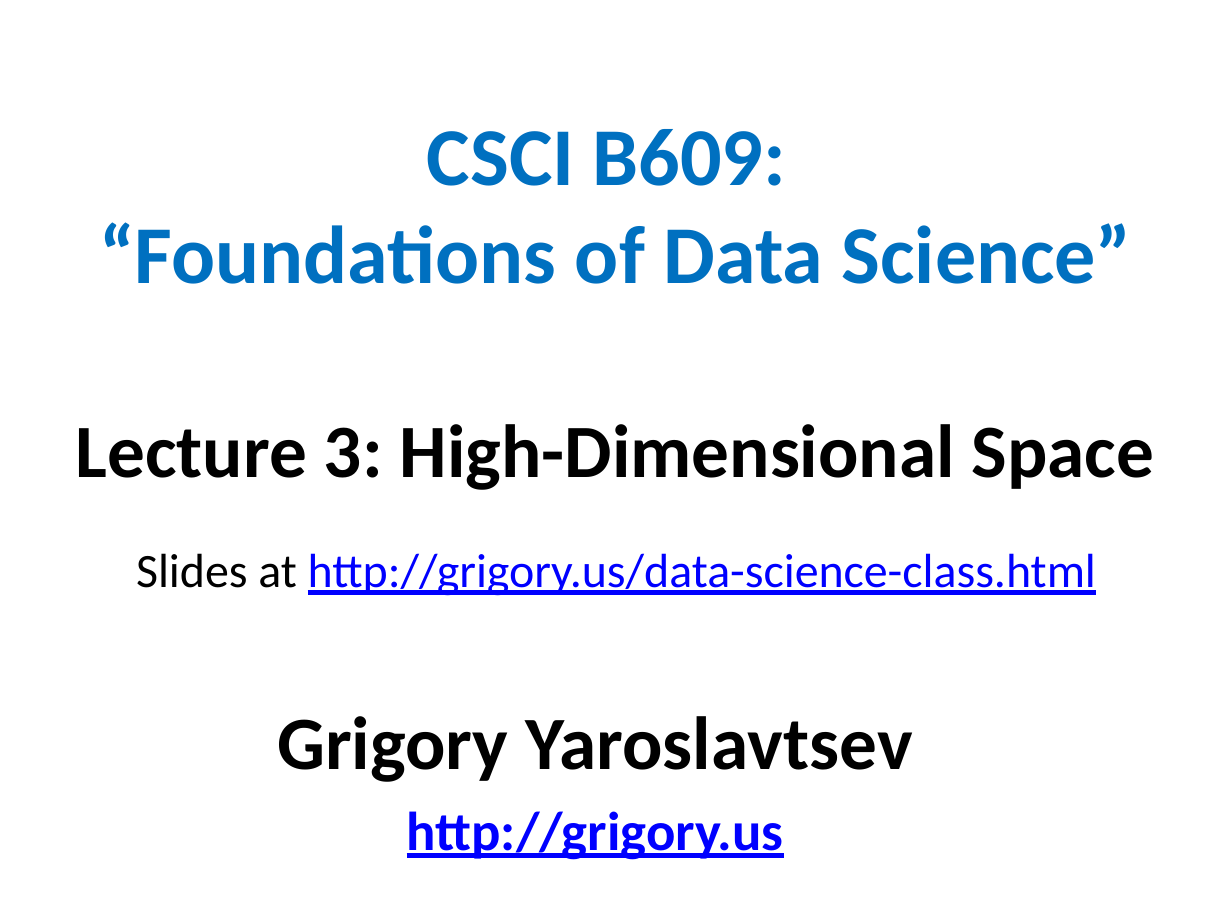
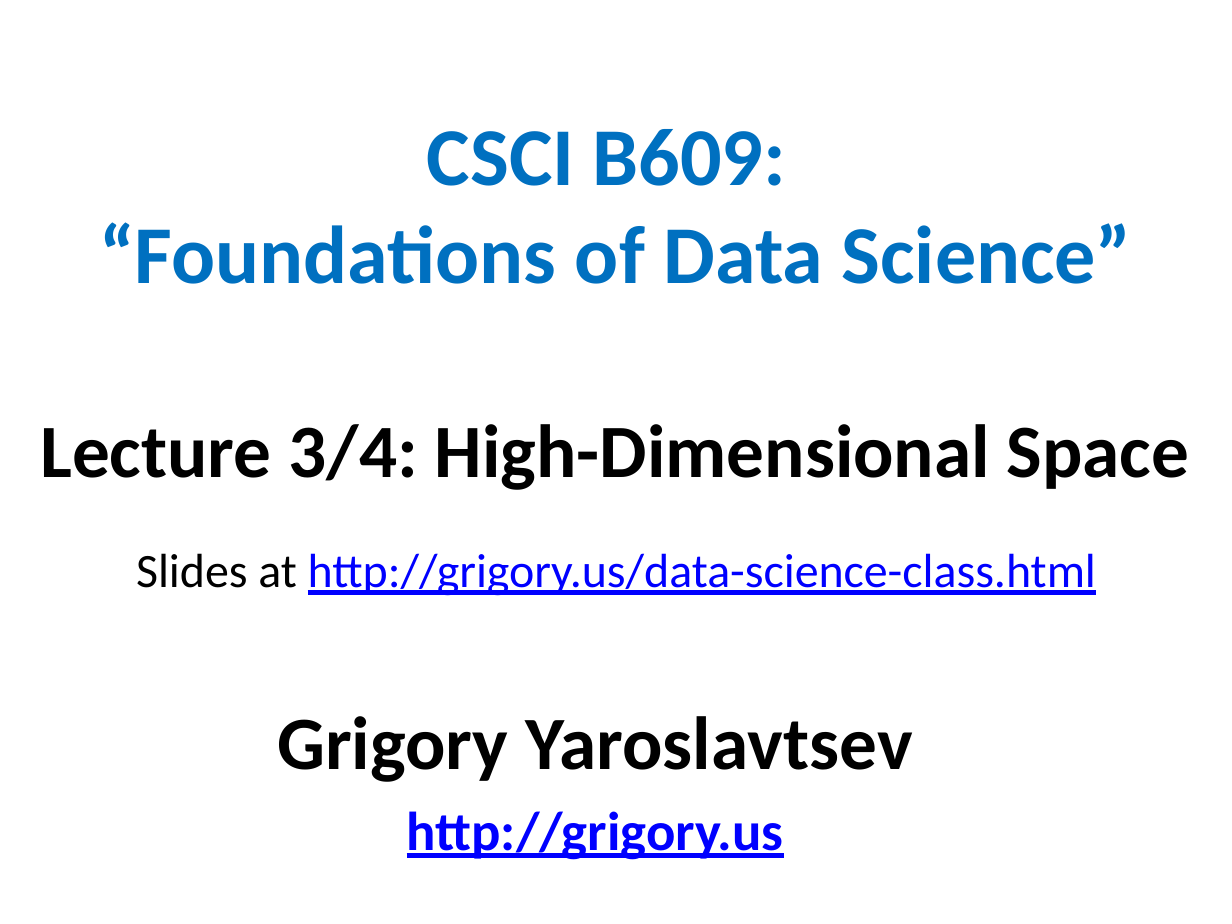
Before and after one commit to gyaroslavtsev/gyaroslavtsev.github.io, a slide deck: slide 1 of b609/lec02.pptx. Drawn at 1232x924 pixels with LibreOffice and Linux fonts; fonts in the diff are those of the drawing. Boxes give left, top, right and bottom in pixels: in the first picture for what was removed or moved away, otherwise in the second. Text is boxed around its words. In the diff, an @@ line names an element or a change of style, - is before the commit and + after.

```diff
--- a/b609/lec02.pptx
+++ b/b609/lec02.pptx
@@ text at [40, 424, 1189, 490]: text changed @@
-Lecture 3: High-Dimensional Space
+Lecture 3/4: High-Dimensional Space
```
Also in this commit, not shown: 3 slides removed, 8 other files.
